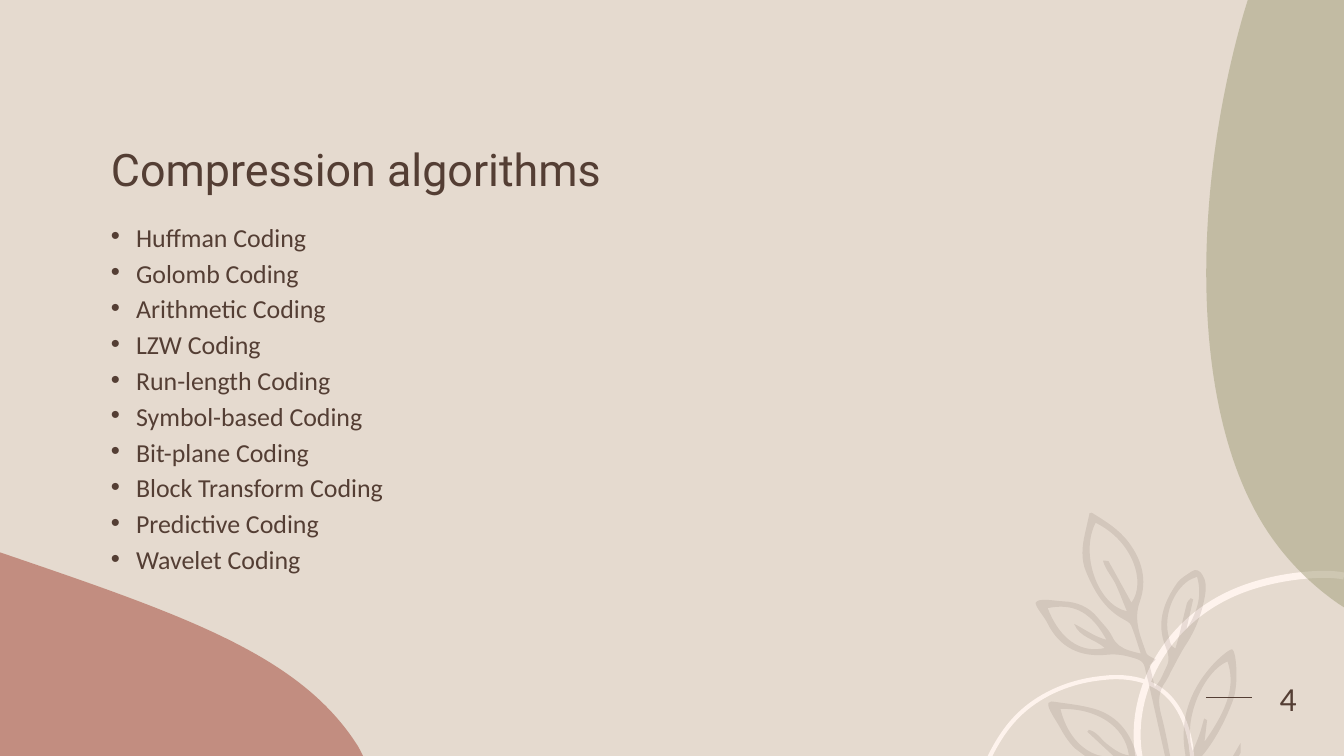
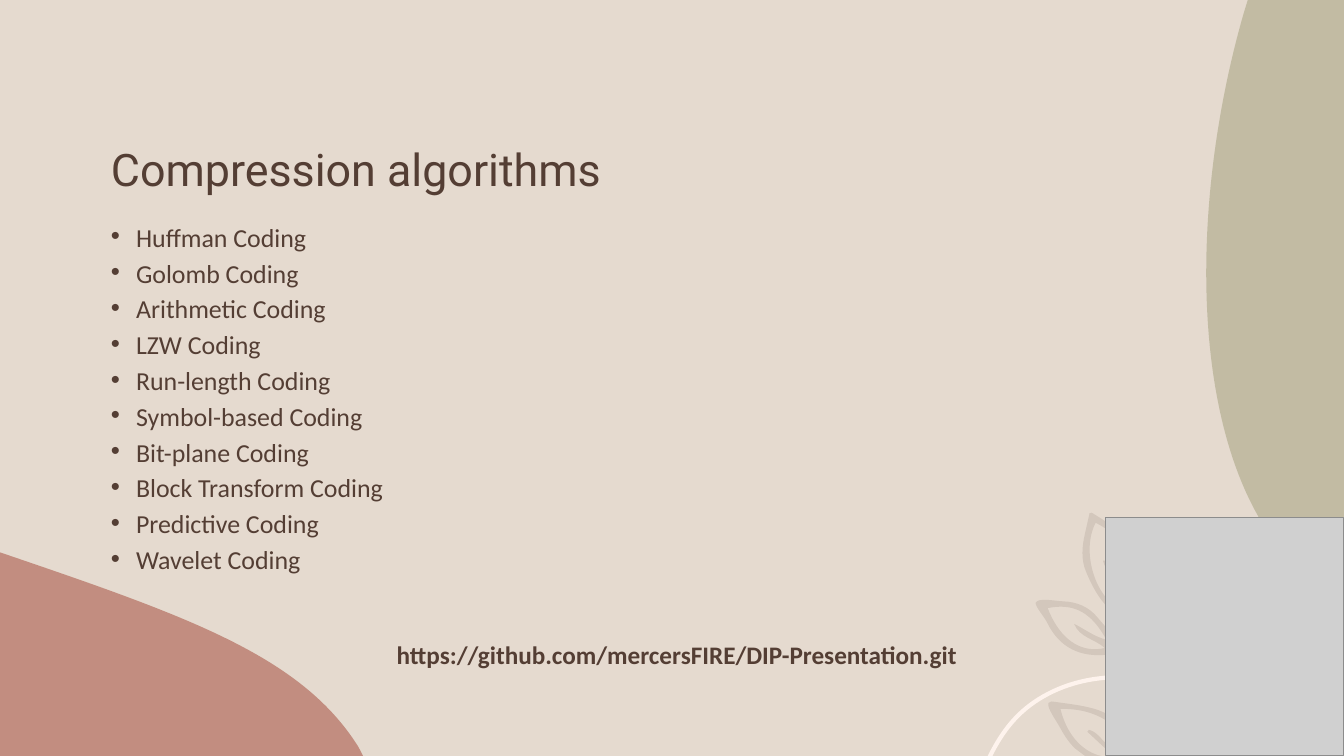
Before and after one commit to mercersFIRE/DIP-Presentation, a slide deck: slide 4 of Image Compression Algorithms.pptx. Drawn at 1344x756 pixels with LibreOffice and Linux fonts; fonts in the diff are those of the drawing; grey boxes stand for pictures. Boxes give left, top, right and bottom in pixels: in the first picture for what was removed or moved away, otherwise in the second. Text is boxed around its words. In the diff, an @@ line names an element or a change of style, - is before the commit and + after.

```diff
--- a/Image Compression Algorithms.pptx
+++ b/Image Compression Algorithms.pptx
@@ picture added at box(1106, 518, 1344, 756) @@
@@ text added at box(397, 646, 957, 668), 18 pt, text #543E34, bold @@
+https://github.com/mercersFIRE/DIP-Presentation.git
@@ page number removed at box(1280, 689, 1297, 711) @@
-4
@@ line removed from (1206, 698) to (1252, 698) @@
```
Also in this commit, not shown: 1 other file.
